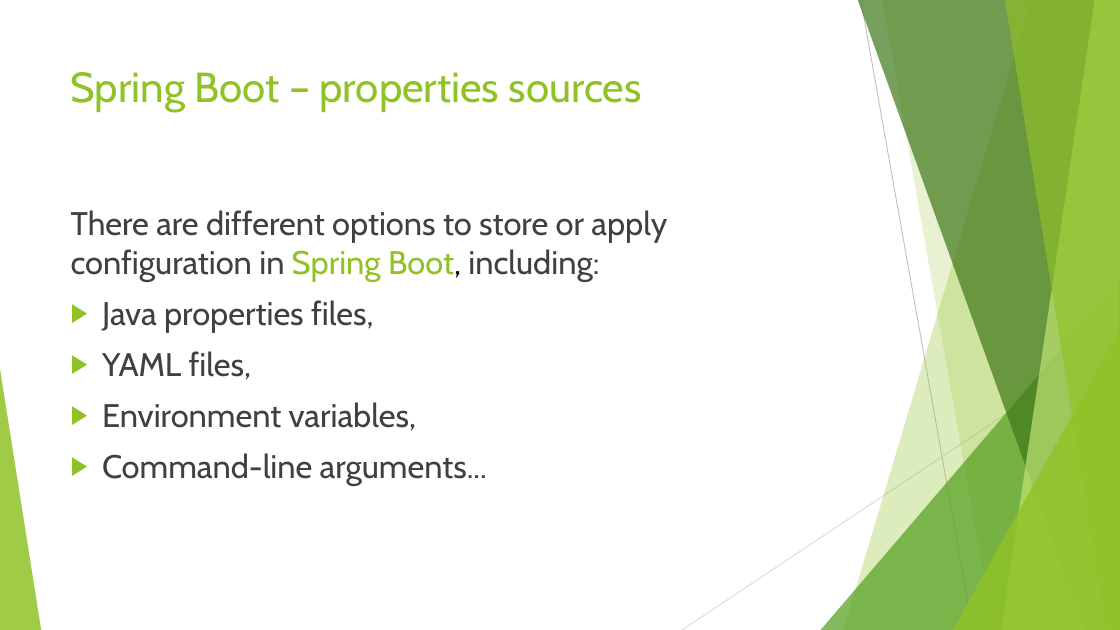
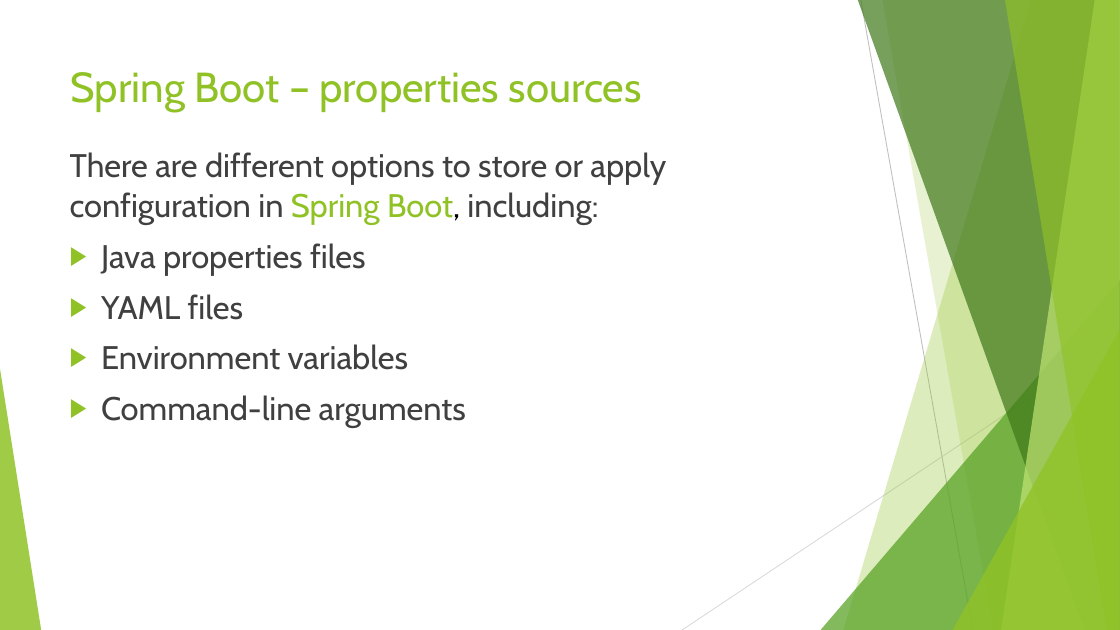
Before and after one commit to idanshal/sb-todo-app-tdp, a slide deck: slide 28 of course_data/presentations/practical_spring_boot_for_tdp_02.pptx. Drawn at 1120x630 pixels with LibreOffice and Linux fonts; fonts in the diff are those of the drawing. Boxes give left, top, right and bottom in pixels: in the first picture for what was removed or moved away, otherwise in the second. Text is boxed around its words. In the diff, an @@ line names an element or a change of style, - is before the commit and + after.

```diff
--- a/course_data/presentations/practical_spring_boot_for_tdp_02.pptx
+++ b/course_data/presentations/practical_spring_boot_for_tdp_02.pptx
@@ text "There are different options to ...": place and size @@
-text "There are different options to ..." at bbox=[71, 210, 667, 486]
+text "There are different options to ..." at bbox=[70, 152, 666, 428]
@@ text at bbox=[101, 243, 466, 428]: text changed @@
-▶ Java properties files,
-▶ YAML files,
-▶ Environment variables,
-▶ Command-line arguments...
+▶ Java properties files
+▶ YAML files
+▶ Environment variables
+▶ Command-line arguments
```
Also in this commit, not shown: 1 other slide changed, 12 slides added, 3 other files.
